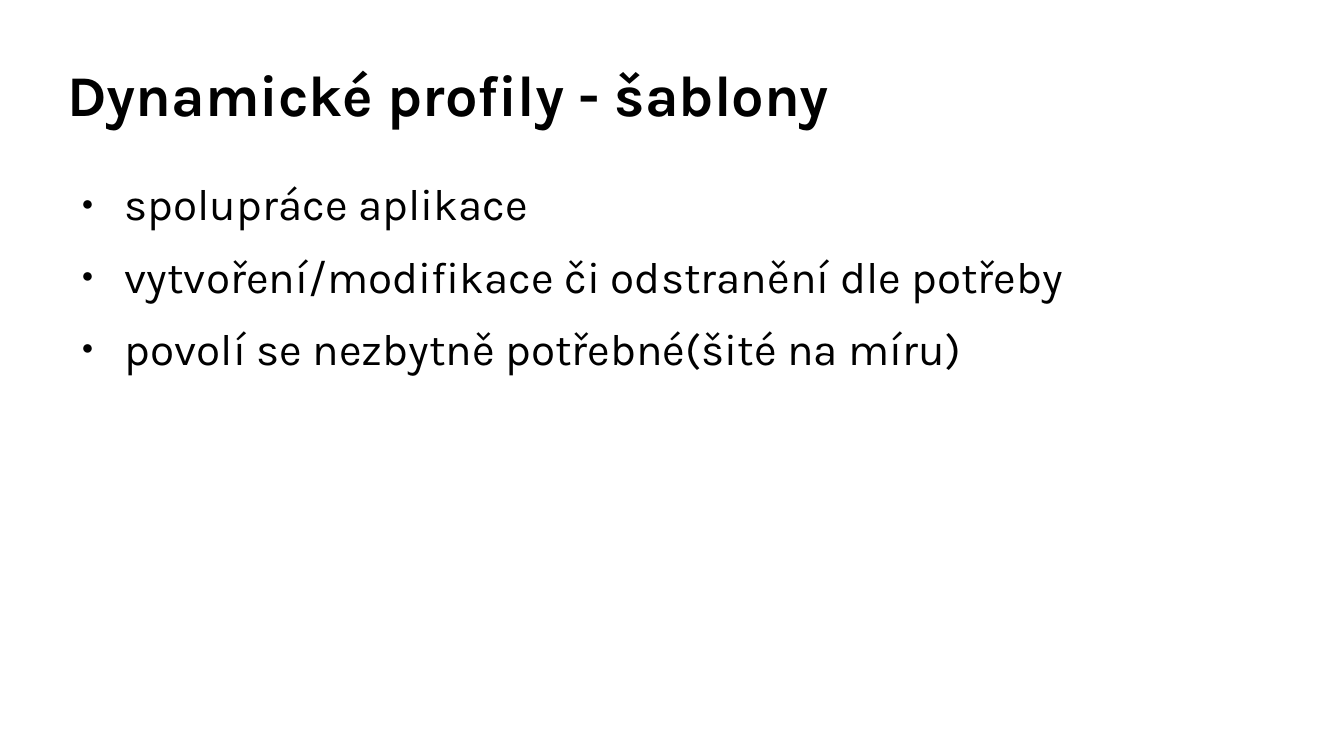
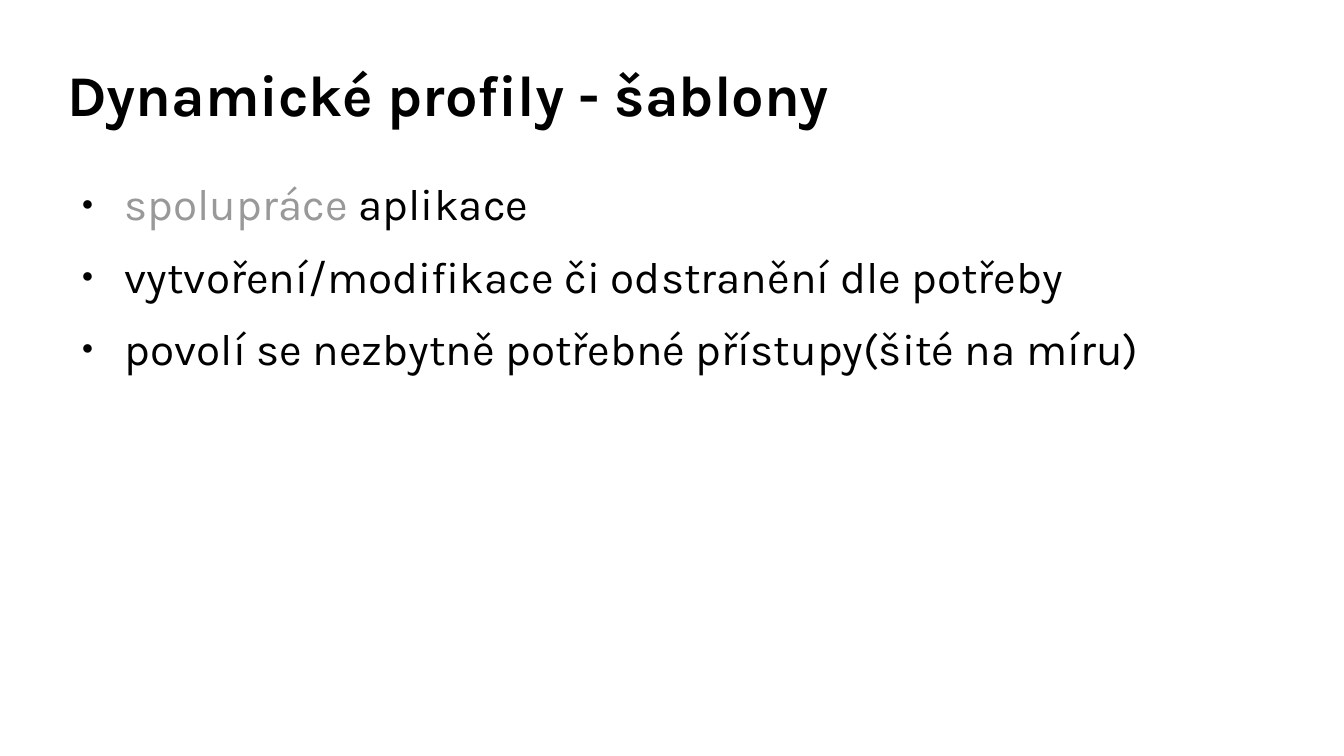
Before and after one commit to djz88/docs, a slide deck: slide 26 of apparmor/apparmor_openalt2017_extended.odp. Drawn at 1344x756 pixels with LibreOffice and Linux fonts; fonts in the diff are those of the drawing; background and template pictures are left out. Boxes give left, top, right and bottom in pixels: in the first picture for what was removed or moved away, otherwise in the second. Text is boxed around its words. In the diff, an @@ line names an element or a change of style, - is before the commit and + after.

```diff
--- a/apparmor/apparmor_openalt2017_extended.odp
+++ b/apparmor/apparmor_openalt2017_extended.odp
@@ text at [125,186,529,231]: text colour #000000 to #999999 in "spolupráce" @@
@@ text at [125,331,1138,376]: text changed @@
-● povolí se nezbytně potřebné(šité na míru)
+● povolí se nezbytně potřebné přístupy(šité na míru)
```
Also in this commit, not shown: 3 other slides changed, 1 slide added.
